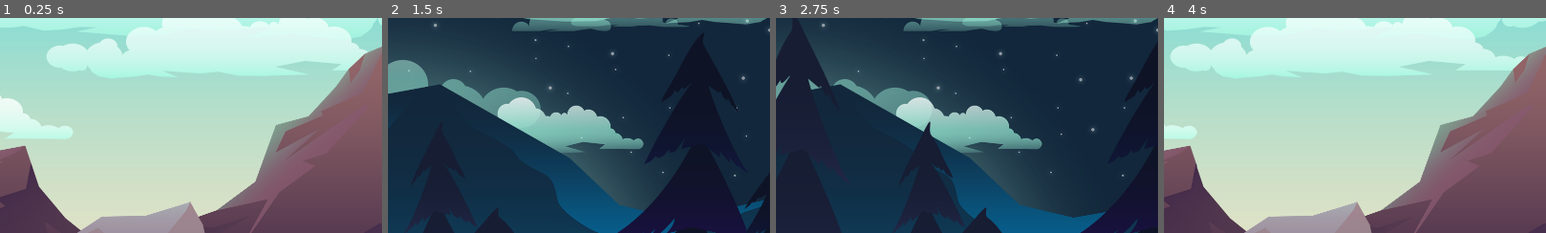
Above: before the commit, frames 1-4 (left to right).
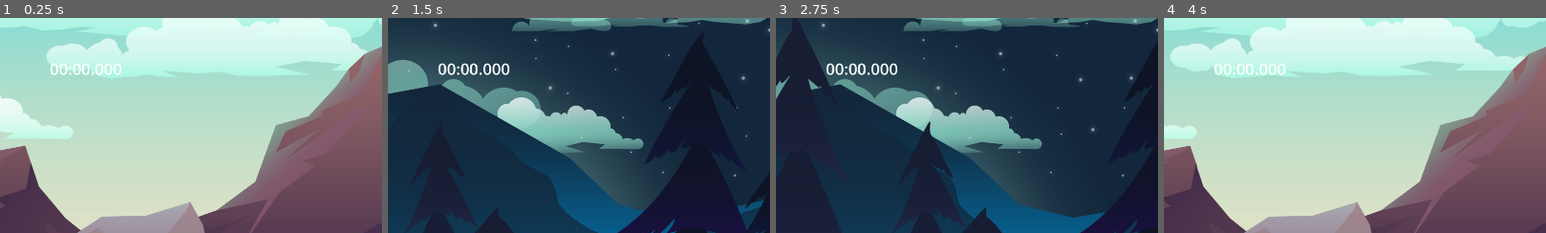
Above: after the commit, the same moments.

Repository: Crosgaard/DimensionHopperPlatformer
Game: Godot game, scene res://Scenes/Levels/full_test_level.tscn
Two runs of this game, one before a commit and one after it. Both use one fixed random seed, a clock stepped at 60 frames per second and the inputs below. The engine's default icon, where the game draws it, is replaced by a stand-in: a white triangle on a blue panel in a dark square.
Inputs:
- Up to frame 1 (0.25 s): no input
- Up to frame 2 (1.5 s): tap Enter (dimension_shift) at 0.5 s; hold D (move_right) from 0.53 s (still down); tap Shift (dash) at 0.6 s; tap Space (jump) at 0.77, 0.8, 1.07, 1.35 s
- Up to frame 3 (2.75 s): tap Space (jump) at 1.52, 1.82, 2.3 s; tap Shift (dash) at 1.55, 2.1 s; release D (move_right) at 2.03 s; hold A (move_left) from 2.03 s (still down)
- Up to frame 4 (4 s): release A (move_left) at 2.78 s; hold D (move_right) from 2.78 s (still down); tap Enter (dimension_shift) at 2.85 s; tap Space (jump) at 3.02, 3.32, 3.77, 3.8 s; tap Shift (dash) at 3.05, 3.6 s
The pictures show only the part of the screen within x 0-50%, y 0-50%; the shares and areas given below are measured in that part.

The runs differ from the first frame. In frame 1, 0.4% of the frame differs, in the area x 13-32%, y 21-27%; in frame 2, 0.6%, in the area x 13-32%, y 20-27%; in frame 3, 0.6%; in frame 4, 0.4%.

Commit message:
Added Timer and started database

Diff:
--- a/Scenes/DBClient.gd
+++ b/Scenes/DBClient.gd
@@ -5,7 +5,7 @@
 var http_request : HTTPRequest = HTTPRequest.new()
 const SERVER_URL = "http://kwazyddu.dk/db_test.php"
 const SERVER_HEADERS = ["Content-Type: application/x-www-form-urlencoded", "Cache-Control: max-age=0"]
-const SECRET_KEY = 1234567890
+const SECRET_KEY = 5381691243
 var nonce = null
 var request_queue : Array = []
 var is_requesting : bool = false
@@ -19,7 +19,6 @@
 	randomize()
 	add_child(http_request)
 	http_request.connect("request_completed", Callable(self, "_http_request_completed"))
-	print(await(get_record("Din Mor")))
 
 func _process(delta):
 
@@ -100,12 +99,12 @@
 		if response['response']['size'] > 0:
 			requested_record = response['response'][str(0)]["record"]
 
-func get_record(username: String):
-	request_record(username)
+func get_record(level_id: int, username: String):
+	request_record(level_id, username)
 	await(requested_record_set)
 	return requested_record
 
-func add_record(username: String = "", record: String = ""):
+func add_record(level_id: int, username: String = "", record: String = ""):
 	if username == "" or username.length() > 40:
 		print("Invalid username")
 		return
@@ -115,10 +114,10 @@
 		return
 
 	var command = "add_record"
-	var data = {"username": username, "record": record}
+	var data = {"level_id": level_id, "username": username, "record": record}
 	request_queue.push_back({"command": command, "data": data})
 
-func request_record(username: String = ""):
+func request_record(level_id: int, username: String = ""):
 	var command = "get_record"
-	var data = {"username": username}
+	var data = {"level_id": level_id, "username": username}
 	request_queue.push_back({"command": command, "data": data})
--- a/Scenes/DBClient.tscn
+++ b/Scenes/DBClient.tscn
@@ -1,6 +1,6 @@
 [gd_scene load_steps=2 format=3 uid="uid://b01jva6eyphjr"]
 
-[ext_resource type="Script" path="res://DBClient.gd" id="1_dt3kg"]
+[ext_resource type="Script" path="res://Scenes/DBClient.gd" id="1_dt3kg"]
 
 [node name="DBClient" type="Node2D"]
 script = ExtResource("1_dt3kg")
--- a/Scenes/Levels/full_level_parent.gd
+++ b/Scenes/Levels/full_level_parent.gd
@@ -7,6 +7,7 @@
 @onready var dimensions = [dimension_1, dimension_2]
 @onready var player: Player = $Player
 @onready var current_dimension: LevelParent = dimension_1
+@onready var timer: CanvasLayer = $Timer
 
 func _ready():
 	dimension_1.enter_dimension()
@@ -32,3 +33,12 @@
 func _on_lower_kill_barrier_body_entered(body: CharacterBody2D) -> void:
 	if body is Player:
 		body.die()
+
+func start_timer():
+	timer.start()
+
+func stop_timer():
+	timer.stop()
+
+func reset_timer():
+	timer.reset()
--- a/Scenes/Levels/full_test_level.tscn
+++ b/Scenes/Levels/full_test_level.tscn
@@ -13,6 +13,7 @@
 [ext_resource type="Texture2D" uid="uid://v87w6nd6pt4q" path="res://Graphics/Free-Horizontal-Game-Backgrounds/PNG/game_background_3/layers/ground_3.png" id="8_vpws2"]
 [ext_resource type="Texture2D" uid="uid://cpqoeu2sthv1j" path="res://Graphics/Free-Horizontal-Game-Backgrounds/PNG/game_background_3/layers/ground_2.png" id="9_qt8en"]
 [ext_resource type="Texture2D" uid="uid://b8f3q0ip0226r" path="res://Graphics/Free-Horizontal-Game-Backgrounds/PNG/game_background_3/layers/ground_1.png" id="10_hqlf7"]
+[ext_resource type="PackedScene" uid="uid://dldvalx5jlkf" path="res://Scenes/timer.tscn" id="14_e8535"]
 
 [node name="FullTestLevel" instance=ExtResource("1_jmotd")]
 
@@ -169,5 +170,7 @@
 start_point = Vector2(-12000, 2.08165e-12)
 end_point = Vector2(-10000, 2.08165e-12)
 
+[node name="Timer" parent="." index="8" instance=ExtResource("14_e8535")]
+
 [editable path="Dimension1"]
 [editable path="Dimension2"]
--- a/Scenes/Player/player.gd
+++ b/Scenes/Player/player.gd
@@ -16,6 +16,7 @@
 @onready var player_move_component = $PlayerMoveComponent
 
 @onready var camera: Camera2D = $Camera2D
+
 @onready var start_pos: Vector2 = position
 
 func _ready() -> void:
@@ -51,6 +52,8 @@
 	position = start_pos
 	sprite.flip_h = false
 	set_camera_position()
+	full_level_parent.stop_timer()
+	full_level_parent.reset_timer()
 
 func collected() -> void:
 	print("Has collected")
--- a/Scenes/Player/player.tscn
+++ b/Scenes/Player/player.tscn
@@ -253,7 +253,8 @@
 "": SubResource("AnimationLibrary_0e6se")
 }
 
-[node name="StateMachine" parent="." node_paths=PackedStringArray("starting_state") instance=ExtResource("3_65l6p")]
+[node name="StateMachine" parent="." node_paths=PackedStringArray("player", "starting_state") instance=ExtResource("3_65l6p")]
+player = NodePath("..")
 starting_state = NodePath("Idle")
 
 [node name="Idle" type="Node" parent="StateMachine" node_paths=PackedStringArray("dash_state", "fall_state", "jump_state", "move_state")]
--- /dev/null
+++ b/Scenes/StateMachine/States/fall.gd
@@ -0,0 +1,75 @@
+extends State
+
+@export var idle_state: State
+@export var move_state: State
+@export var dash_state: State
+@export var jump_state: State
+
+@export var coyote_time: float = 0.1
+
+var has_sat_jump: bool = false
+var coyote_timer: float = 0.0
+
+func enter() -> void:
+	super()
+	jump_buffer_timer = 0.0
+
+	if prev_state != jump_state:
+		coyote_timer = coyote_time
+		has_sat_jump = false
+	else:
+		coyote_timer = 0
+		set_jump()
+		has_sat_jump = true
+
+func process_input(event: InputEvent) -> State:
+	if get_jump():
+		if get_can_jump():
+			return jump_state
+		else:
+			jump_buffer_timer = jump_buffer
+	return null
+
+func process_physics(delta: float) -> State:
+	parent.velocity.y += gravity * delta
+
+	var movement_accel: float = get_movement_input() * accel
+	if movement_accel != 0 and abs(parent.velocity.x + movement_accel) < max_move_speed:
+		sprite.flip_h = parent.velocity.x < 0
+		parent.velocity.x += movement_accel
+
+	if get_movement_input() == 0.0 and parent.velocity.x != 0.0:
+		var deccel: float = parent.velocity.x / abs(parent.velocity.x) * accel * -1
+		print(deccel)
+		parent.velocity.x += deccel
+		var tolerance: float = 30
+		if abs(parent.velocity.x) < tolerance:
+			parent.velocity.x = 0.0
+
+	parent.move_and_slide()
+
+	if parent.is_on_floor():
+		reset_jump()
+		set_has_dashed(false)
+		# Bunny hop
+		if jump_buffer_timer > 0:
+			if jump_buffer_timer < jump_buffer and jump_buffer_timer > (jump_buffer - bunny_hop) and get_movement_input() != 0:
+				parent.velocity.x += max_move_speed / 3 * get_direction()
+				parent.velocity.x = min(max_move_speed * 1.5, parent.velocity.x)
+			return jump_state
+		if parent.velocity.x != 0:
+			return move_state
+		return idle_state
+	return null
+
+func process_frame(delta: float) -> State:
+	if jump_buffer_timer > 0:
+		jump_buffer_timer -= delta
+
+	if coyote_timer > 0:
+		coyote_timer -= delta
+	elif not has_sat_jump:
+		set_jump()
+		has_sat_jump = true
+
+	return null
--- /dev/null
+++ b/Scenes/StateMachine/States/jump.gd
@@ -0,0 +1,47 @@
+extends State
+
+@export var fall_state: State
+@export var idle_state: State
+@export var move_state: State
+@export var dash_state: State
+
+@export var jump_force: float = 350.0
+
+func enter() -> void:
+	super()
+	set_jump()
+	parent.velocity.y = -jump_force
+
+func process_input(event: InputEvent) -> State:
+	if get_dash() and can_dash():
+		return dash_state
+	return null
+
+func process_physics(delta: float) -> State:
+	parent.velocity.y += gravity * delta
+
+	if parent.velocity.y > 0:
+		return fall_state
+
+	var movement_accel: float = get_movement_input() * accel
+	if movement_accel != 0 and abs(parent.velocity.x + movement_accel) < max_move_speed:
+		sprite.flip_h = parent.velocity.x < 0
+		parent.velocity.x += movement_accel
+
+	if get_movement_input() == 0.0 and parent.velocity.x != 0.0:
+		var deccel: float = parent.velocity.x / abs(parent.velocity.x) * accel * -1
+		parent.velocity.x += deccel
+		var tolerance: float = 30
+		if abs(parent.velocity.x) < tolerance:
+			parent.velocity.x = 0.0
+
+	parent.move_and_slide()
+
+	if parent.is_on_floor():
+		reset_jump()
+		set_has_dashed(false)
+		if parent.velocity.x != 0:
+			return move_state
+		return idle_state
+
+	return null
--- /dev/null
+++ b/Scenes/StateMachine/States/move.gd
@@ -0,0 +1,65 @@
+extends State
+
+@export var fall_state: State
+@export var idle_state: State
+@export var jump_state: State
+@export var dash_state: State
+
+var extra_friction: float = 2.0
+var extra_friction_timer: float = 2.0
+var has_bunny_hopped: bool = false
+
+func enter() -> void:
+	super()
+	jump_buffer_timer = bunny_hop
+	has_bunny_hopped = false
+
+func process_input(event: InputEvent) -> State:
+	if get_jump() and get_can_jump():
+		if jump_buffer_timer > 0 and get_movement_input() != 0:
+				parent.velocity.x += max_move_speed / 3 * get_direction()
+				parent.velocity.x = min(max_move_speed * 2, parent.velocity.x)
+		return jump_state
+	return null
+
+func process_physics(delta: float) -> State:
+	parent.velocity.y += gravity * delta
+
+	var movement_accel: float = get_movement_input() * accel
+
+	if movement_accel != 0:
+		sprite.flip_h = parent.velocity.x < 0
+		if get_movement_input() * (parent.velocity.x / abs(parent.velocity.x)) == -1:
+			movement_accel *= floor_friction
+		parent.velocity.x += movement_accel
+		if abs(parent.velocity.x) > max_move_speed:
+			parent.velocity.x = max_move_speed * (parent.velocity.x / abs(parent.velocity.x))
+
+	if get_movement_input() == 0.0 and parent.velocity.x != 0.0:
+		var deccel: float = parent.velocity.x / abs(parent.velocity.x) * accel * -floor_friction
+		parent.velocity.x += deccel
+		var tolerance: float = 30
+		if abs(parent.velocity.x) < tolerance:
+			parent.velocity.x = 0.0
+
+	if get_movement_input() == 0.0 and parent.velocity.x == 0.0:
+		return idle_state
+
+	parent.move_and_slide()
+
+	if !parent.is_on_floor():
+		return fall_state
+	return null
+
+func process_frame(delta: float) -> State:
+	if jump_buffer_timer > 0:
+		jump_buffer_timer -= delta
+	elif not has_bunny_hopped:
+		has_bunny_hopped = true
+		floor_friction = standard_floor_friction * extra_friction
+
+	if has_bunny_hopped and extra_friction_timer > 0:
+		extra_friction_timer -= delta
+	elif extra_friction_timer <= 0 && floor_friction != standard_floor_friction:
+		floor_friction = standard_floor_friction
+	return null
--- a/Scenes/StateMachine/state_machine.gd
+++ b/Scenes/StateMachine/state_machine.gd
@@ -1,5 +1,6 @@
 extends Node
 
+@export var player: Player
 @export var starting_state: State
 
 var current_state: State
@@ -36,6 +37,7 @@
 func process_input(event: InputEvent) -> void:
 	var new_state = current_state.process_input(event)
 	if new_state:
+		player.full_level_parent.start_timer()
 		change_state(new_state)
 
 func process_frame(delta: float) -> void:
--- /dev/null
+++ b/Scenes/timer.gd
@@ -0,0 +1,51 @@
+extends CanvasLayer
+
+@onready var db = $DBClient
+@onready var label = $MarginContainer/Label
+
+var current_time: float
+
+var counting: bool = false
+
+# Called when the node enters the scene tree for the first time.
+func _ready():
+	reset()
+
+
+# Called every frame. 'delta' is the elapsed time since the previous frame.
+func _process(delta):
+	if counting:
+		current_time += delta * 1000
+
+	var minutes = floori(current_time / 1000 / 60)
+	var seconds = floori((current_time - minutes * 60 * 1000) / 1000)
+	var millis = floori(current_time - minutes * 60 * 1000 - seconds * 1000.0)
+	var formatted = ""
+	if minutes < 10:
+		formatted += "0"
+	formatted += str(minutes) + ":"
+	if seconds < 10:
+		formatted += "0"
+	formatted += str(seconds) + "."
+	if millis < 100:
+		formatted += "0"
+	if millis < 10:
+		formatted += "0"
+	formatted += str(millis)
+
+	label.text = formatted
+
+func save_time(level_id: int):
+	pass
+
+func reset():
+	current_time = 0
+
+func start():
+	counting = true
+
+func stop():
+	counting = false
+
+func is_counting():
+	return counting
--- a/timer.tscn
+++ b/Scenes/timer.tscn
@@ -1,6 +1,7 @@
-[gd_scene load_steps=2 format=3 uid="uid://dldvalx5jlkf"]
+[gd_scene load_steps=3 format=3 uid="uid://dldvalx5jlkf"]
 
-[ext_resource type="Script" path="res://timer.gd" id="1_mtlyq"]
+[ext_resource type="Script" path="res://Scenes/timer.gd" id="1_mtlyq"]
+[ext_resource type="PackedScene" uid="uid://b01jva6eyphjr" path="res://Scenes/DBClient.tscn" id="2_dka5a"]
 
 [node name="Timer" type="CanvasLayer"]
 script = ExtResource("1_mtlyq")
@@ -16,4 +17,6 @@
 [node name="Label" type="Label" parent="MarginContainer"]
 layout_mode = 2
 theme_override_font_sizes/font_size = 40
-text = "1:03:04.57"
+text = "00:00.00"
+
+[node name="DBClient" parent="." instance=ExtResource("2_dka5a")]
--- a/timer.gd
+++ /dev/null
@@ -1,21 +0,0 @@
-extends CanvasLayer
-
-var current_time: float
-
-var counting: bool = false
-
-# Called when the node enters the scene tree for the first time.
-func _ready():
-	reset()
-	pass # Replace with function body.
-
-
-# Called every frame. 'delta' is the elapsed time since the previous frame.
-func _process(delta):
-	current_time += delta * 1000
-
-func reset():
-	current_time = 0
-
-func start():
-	counting = true
Not shown: 1 places in Scenes/Levels/full_test_level.tscn that only renumber resources
